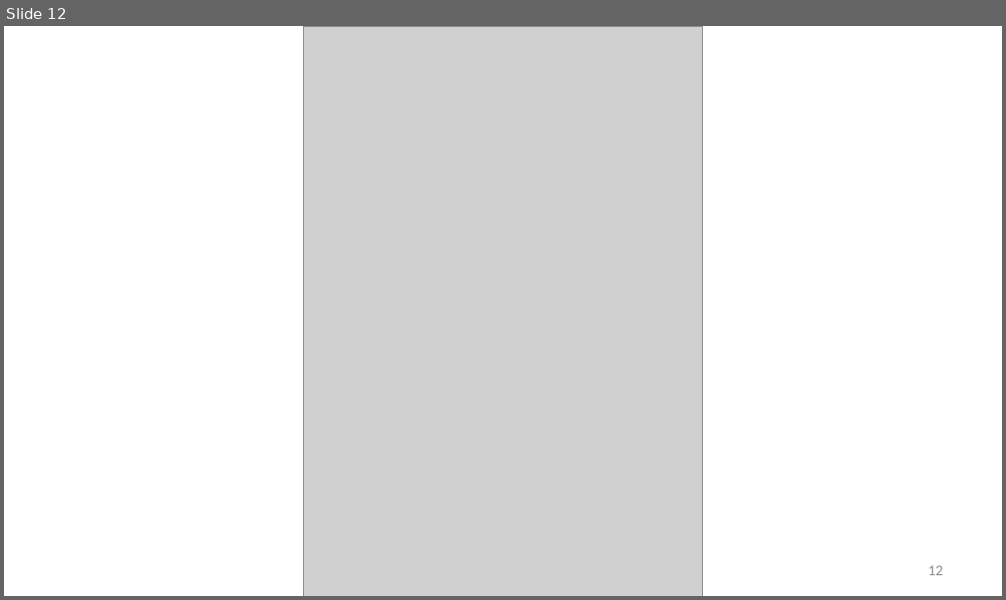
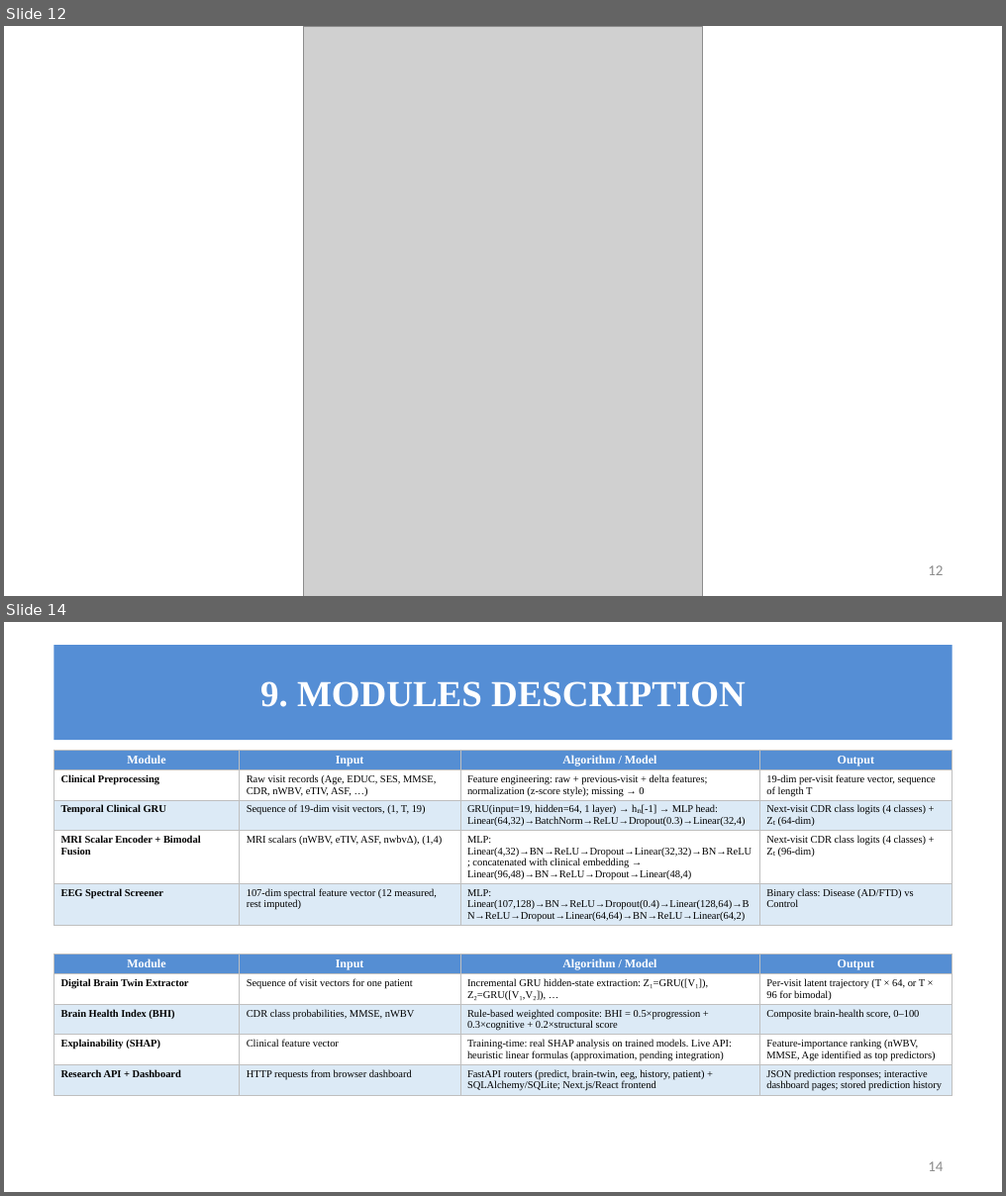
Before and after one commit to An-Avenger/CEREBRO---X, a slide deck: 25MCS1018 ARYAN SHARMA CEREBRO-X REVIEW 2 PPT.pptx. Shown one above the other, each under a label of ours: slide 12 before the commit, slides 12 and 14 after it; the slides between them are not shown. The pictures are 1006x600 and 1006x1196 pixels, drawn with LibreOffice and Linux fonts; fonts in the diff are those of the drawing; grey boxes stand for pictures; background and template pictures are left out. Boxes give left, top, right and bottom in pixels: in the first picture for what was removed or moved away, otherwise in the second. Text is boxed around its words. In the diff, an @@ line names an element or a change of style, - is before the commit and + after.

Commit message:
feat: Fully implemented real SHAP and Grad-CAM explainability pipelines

```diff
--- a/25MCS1018 ARYAN SHARMA CEREBRO-X REVIEW 2 PPT.pptx
+++ b/25MCS1018 ARYAN SHARMA CEREBRO-X REVIEW 2 PPT.pptx
@@ slide 14 added at [4,622,1002,1192], background #FFFFFF @@
@@ title added at [54,645,952,740], fill #558ED5, 37 pt, text #FFFFFF, bold @@
+9. MODULES DESCRIPTION
@@ table added at [54,750,952,937], 5 rows, 4 columns @@
+Module | Input | Algorithm / Model | Output
+Clinical Preprocessing | Raw visit records (Age, EDUC, SES, MMSE, CDR, nWBV, eTIV, ASF, …) | Feature engineering: raw + previous-visit + delta features; normalization (z-score style); missing → 0 | 19-dim per-visit feature vector, sequence of length T
+Temporal Clinical GRU | Sequence of 19-dim visit vectors, (1, T, 19) | GRU(input=19, hidden=64, 1 layer) → hₙ[-1] → MLP head: Linear(64,32)→BatchNorm→ReLU→Dropout(0.3)→Linear(32,4) | Next-visit CDR class logits (4 classes) + Zₜ (64-dim)
+MRI Scalar Encoder + Bimodal Fusion | MRI scalars (nWBV, eTIV, ASF, nwbvΔ), (1,4) | MLP: Linear(4,32)→BN→ReLU→Dropout→Linear(32,32)→BN→ReLU; concatenated with clinical embedding → Linear(96,48)→BN→ReLU→Dropout→Linear(48,4) | Next-visit CDR class logits (4 classes) + Zₜ (96-dim)
+EEG Spectral Screener | 107-dim spectral feature vector (12 measured, rest imputed) | MLP: Linear(107,128)→BN→ReLU→Dropout(0.4)→Linear(128,64)→BN→ReLU→Dropout→Linear(64,64)→BN→ReLU→Linear(64,2) | Binary class: Disease (AD/FTD) vs Control
@@ table added at [54,954,952,1103], 5 rows, 4 columns @@
+Module | Input | Algorithm / Model | Output
+Digital Brain Twin Extractor | Sequence of visit vectors for one patient | Incremental GRU hidden-state extraction: Z₁=GRU([V₁]), Z₂=GRU([V₁,V₂]), … | Per-visit latent trajectory (T × 64, or T × 96 for bimodal)
+Brain Health Index (BHI) | CDR class probabilities, MMSE, nWBV | Rule-based weighted composite: BHI = 0.5×progression + 0.3×cognitive + 0.2×structural score | Composite brain-health score, 0–100
+Explainability (SHAP) | Clinical feature vector | Training-time: real SHAP analysis on trained models. Live API: heuristic linear formulas (approximation, pending integration) | Feature-importance ranking (nWBV, MMSE, Age identified as top predictors)
+Research API + Dashboard | HTTP requests from browser dashboard | FastAPI routers (predict, brain-twin, eeg, history, patient) + SQLAlchemy/SQLite; Next.js/React frontend | JSON prediction responses; interactive dashboard pages; stored prediction history
@@ page number added at [928,1162,943,1171], 15 pt, text #8C8C8C @@
+14
```
Also in this commit, not shown: 3 slides changed, 4 other slides added, 17 other files.
